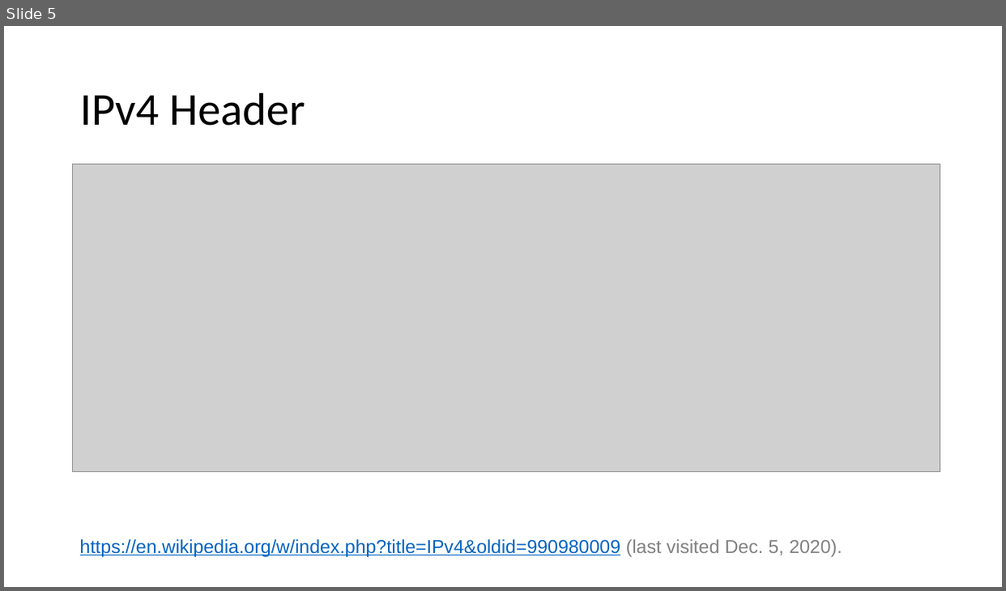
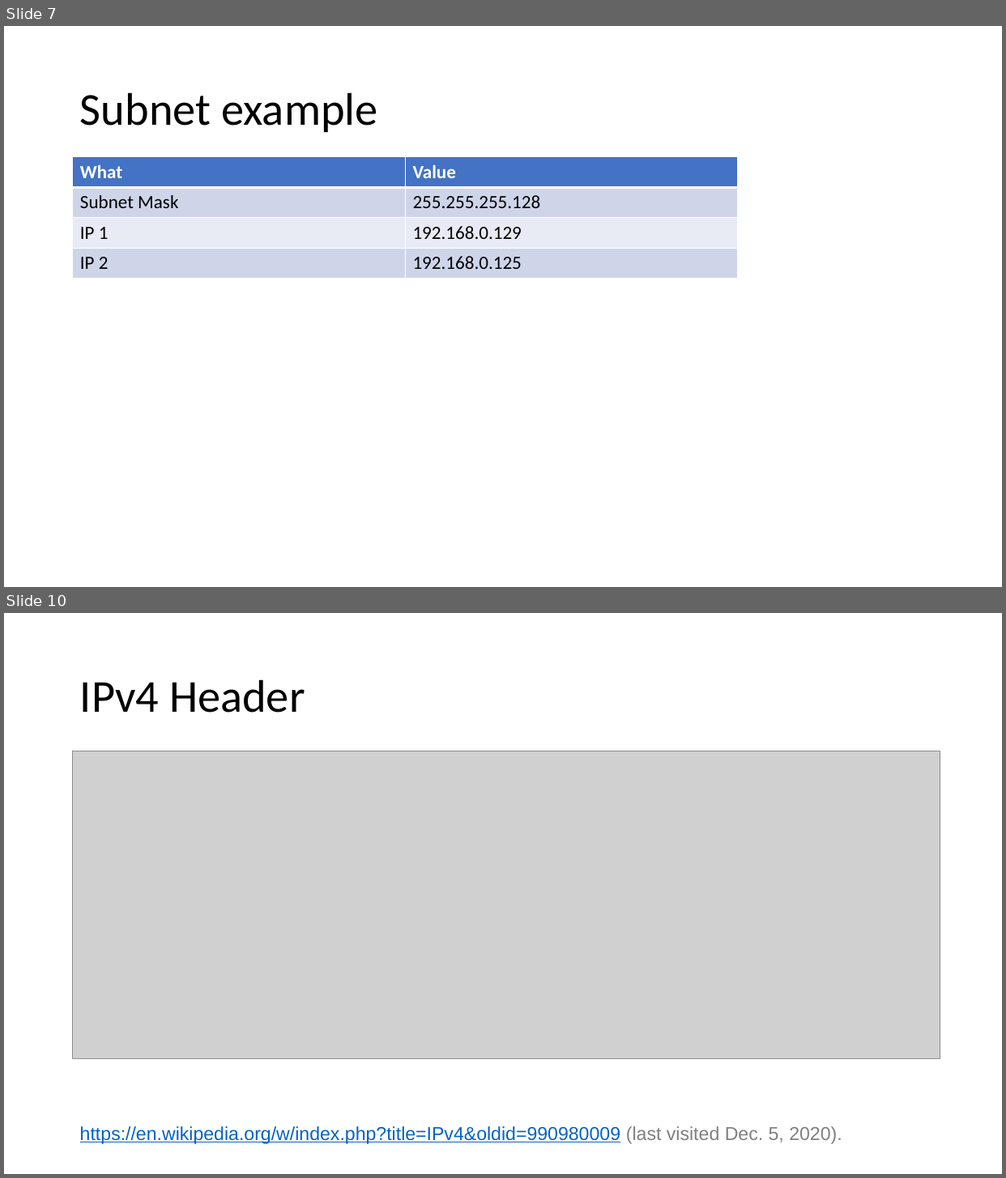
Before and after one commit to CS3550/Fall2020, a slide deck: The Internet Protocol.pptx. Shown one above the other, each under a label of ours: slide 5 before the commit, slides 7 and 10 after it; the slides between them are not shown. The pictures are 1006x591 and 1006x1178 pixels, drawn with LibreOffice and Linux fonts; fonts in the diff are those of the drawing; grey boxes stand for pictures. Boxes give left, top, right and bottom in pixels: in the first picture for what was removed or moved away, otherwise in the second. Text is boxed around its words. In the diff, an @@ line names an element or a change of style, - is before the commit and + after.

```diff
--- a/The Internet Protocol.pptx
+++ b/The Internet Protocol.pptx
@@ slide 7 added at bbox=[4, 26, 1002, 587], background #FFFFFF @@
@@ title added at bbox=[80, 92, 377, 132], 44 pt, text #000000 @@
+Subnet example
@@ table added at bbox=[73, 157, 738, 278], 4 rows, 2 columns @@
+What | Value
+Subnet Mask | 255.255.255.128
+IP 1 | 192.168.0.129
+IP 2 | 192.168.0.125
@@ what was slide 5 is now slide 10 @@
```
Also in this commit, not shown: 5 other slides added.
